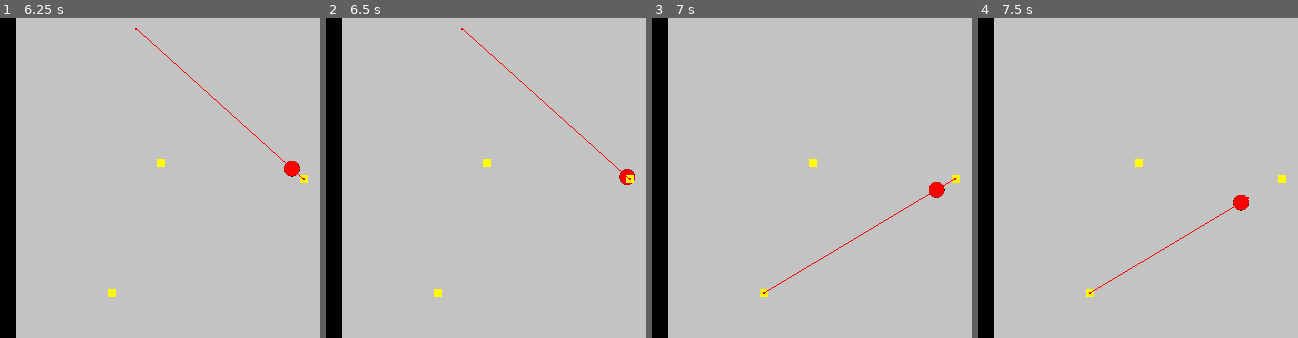
Above: before the commit, frames 1-4 (left to right).
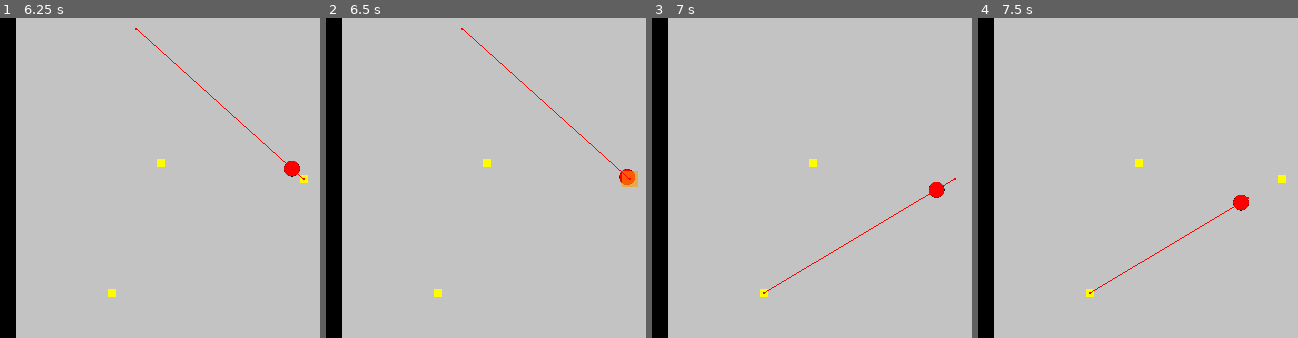
Above: after the commit, the same moments.

Repository: bustercrow-3818/one-room
Game: Godot game, scene res://system/main.tscn
Two runs of this game, one before a commit and one after it. Both use one fixed random seed, a clock stepped at 60 frames per second and the inputs below. The project has no main scene, so this scene is started directly.
Inputs (mouse positions are % of the whole screen's width and height, from its top left):
- Up to frame 1 (6.25 s): click "Start Round" at 0.5 s; click "Start Round" at 1.25 s; click "Start Round" at 2 s; move the mouse to (89, 13) at 2.77 s; click (89, 13) at 2.85 s; move the mouse to (89, 32) at 3.52 s; click (89, 32) at 3.6 s; move the mouse to (89, 26) at 4.27 s; click (89, 26) at 4.35 s; move the mouse to (89, 19) at 5.02 s; click (89, 19) at 5.1 s; move the mouse to (28, 40) at 5.77 s; click (28, 40) at 5.85 s
- Up to frame 2 (6.5 s): no input
- Up to frame 3 (7 s): move the mouse to (20, 60) at 6.52 s; click (20, 60) at 6.6 s
- Up to frame 4 (7.5 s): tap Enter at 7.25 s; move the mouse to (50, 42) at 7.27 s; click (50, 42) at 7.35 s
The pictures show only the part of the screen within x 2-52%, y 17-67%; the shares and areas given below are measured in that part.

Frame 1 is identical in both runs. In frame 2, 0.2% of the frame differs, in the area x 92-98%, y 47-53%; in frame 3, less than 0.1%; in frame 4, nothing differs.

Commit message:
added goal functionality and mob now requests to skip unreachable goals

Diff:
--- a/entities/mob_base_class.gd
+++ b/entities/mob_base_class.gd
@@ -12,12 +12,6 @@
 @export_category("Stats")
 @export var speed: float = 1000
 @export var hp: int = 100
-
-@export_category("System Data")
-@export var no_path_message: String
-
-@export_category("Testing")
-@export var test_mob_ref: Mob
 
 var goals: Array[Vector2]
 var next_goal: Vector2
@@ -41,6 +35,12 @@
 
 func set_movement_target(movement_target: Vector2) -> void:
 	nav_agent.target_position = movement_target
+
+	if nav_agent.is_target_reachable():
+		pass
+	else:
+		new_goal_request.emit()
+
 
 func set_destination(destination: Vector2) -> void:
 	next_goal = destination
@@ -68,13 +68,10 @@
 		path_array = NavigationServer2D.map_get_path(map_rid, global_position, i, true)
 
 		if path_array.size() == 0:
-			print("failed to get a path to check")
 			return false
 		elif path_array[-1] != i:
-			print("can't find a way to the end")
 			return false
 		else:
-			print("valid path found")
 			return true
 	return true
 
@@ -83,17 +80,20 @@
 	var map_rid = nav_agent.get_navigation_map()
 	var path_array = NavigationServer2D.map_get_path(map_rid, global_position, next_goal, true)
 
-	if path_array.size() == 0:
-		print("something went wrong when testing path")
-	elif path_array[-1] != next_goal:
+	if path_array[-1] != next_goal:
 		test = false
-		print("can't find a way to the end")
 	else:
 		test = true
-		print("valid path found")
 
 	return test
 
+func is_target_reachable(target: Vector2) -> bool:
+	nav_agent.target_position = target
+
+	if nav_agent.is_target_reachable():
+		return true
+	else:
+		return false
 #endregion
 
 func _physics_process(_delta: float) -> void:
--- /dev/null
+++ b/objects/goal.gd
@@ -0,0 +1,38 @@
+extends Node2D
+class_name Goal
+
+signal goal_picked_up(goal_id: Goal)
+
+signal earned_by_player
+signal earned_by_mob
+
+@onready var animation: AnimationPlayer = $AnimationPlayer
+@onready var area: Area2D = $Area2D
+
+@export var player_reward: int
+@export var penalty: int
+
+var ready_to_pickup: bool = true
+
+func connect_signals() -> void:
+	area.body_entered.connect(is_mob_detected)
+
+func is_mob_detected(body: Node2D) -> void:
+	if body is Mob:
+		goal_picked_up.emit(self)
+
+func is_ready_to_pickup() -> bool:
+	return ready_to_pickup
+
+func set_pickup_ready_status(status: bool) -> void:
+	ready_to_pickup = status
+
+
+func reset_animation() -> void:
+	animation.play("RESET")
+
+func reward_animation() -> void:
+	animation.play("reward")
+
+func penalty_animation() -> void:
+	animation.play("penalty")
--- a/objects/goal.tscn
+++ b/objects/goal.tscn
@@ -1,11 +1,139 @@
-[gd_scene load_steps=3 format=3 uid="uid://by1y61ewiw0pm"]
+[gd_scene load_steps=8 format=3 uid="uid://by1y61ewiw0pm"]
 
+[ext_resource type="Script" uid="uid://c0dlrmgln07b3" path="res://objects/goal.gd" id="1_c3dbx"]
 [ext_resource type="PackedScene" uid="uid://cieqrfyyix101" path="res://system/components/drag_component.tscn" id="1_i726j"]
 
 [sub_resource type="RectangleShape2D" id="RectangleShape2D_c3dbx"]
 size = Vector2(16, 16)
 
+[sub_resource type="Animation" id="Animation_c3dbx"]
+resource_name = "reward"
+length = 0.35
+tracks/0/type = "value"
+tracks/0/imported = false
+tracks/0/enabled = true
+tracks/0/path = NodePath("Polygon2D:scale")
+tracks/0/interp = 1
+tracks/0/loop_wrap = true
+tracks/0/keys = {
+"times": PackedFloat32Array(0, 0.1, 0.35),
+"transitions": PackedFloat32Array(1, 0.17677687, 1),
+"update": 0,
+"values": [Vector2(1, 1), Vector2(2, 2), Vector2(2.5, 2.5)]
+}
+tracks/1/type = "value"
+tracks/1/imported = false
+tracks/1/enabled = true
+tracks/1/path = NodePath("Polygon2D:modulate")
+tracks/1/interp = 1
+tracks/1/loop_wrap = true
+tracks/1/keys = {
+"times": PackedFloat32Array(0, 0.25),
+"transitions": PackedFloat32Array(1, 0.35355332),
+"update": 0,
+"values": [Color(1, 1, 1, 1), Color(1, 1, 1, 0)]
+}
+tracks/2/type = "value"
+tracks/2/imported = false
+tracks/2/enabled = true
+tracks/2/path = NodePath("Polygon2D:color")
+tracks/2/interp = 1
+tracks/2/loop_wrap = true
+tracks/2/keys = {
+"times": PackedFloat32Array(0, 0.25),
+"transitions": PackedFloat32Array(1, 1),
+"update": 0,
+"values": [Color(1, 0.984375, 0, 1), Color(0, 1, 0, 1)]
+}
+
+[sub_resource type="Animation" id="Animation_44lh3"]
+length = 0.001
+tracks/0/type = "value"
+tracks/0/imported = false
+tracks/0/enabled = true
+tracks/0/path = NodePath("Polygon2D:scale")
+tracks/0/interp = 1
+tracks/0/loop_wrap = true
+tracks/0/keys = {
+"times": PackedFloat32Array(0),
+"transitions": PackedFloat32Array(1),
+"update": 0,
+"values": [Vector2(1, 1)]
+}
+tracks/1/type = "value"
+tracks/1/imported = false
+tracks/1/enabled = true
+tracks/1/path = NodePath("Polygon2D:modulate")
+tracks/1/interp = 1
+tracks/1/loop_wrap = true
+tracks/1/keys = {
+"times": PackedFloat32Array(0),
+"transitions": PackedFloat32Array(1),
+"update": 0,
+"values": [Color(1, 1, 1, 1)]
+}
+tracks/2/type = "value"
+tracks/2/imported = false
+tracks/2/enabled = true
+tracks/2/path = NodePath("Polygon2D:color")
+tracks/2/interp = 1
+tracks/2/loop_wrap = true
+tracks/2/keys = {
+"times": PackedFloat32Array(0),
+"transitions": PackedFloat32Array(1),
+"update": 0,
+"values": [Color(1, 0.984375, 0, 1)]
+}
+
+[sub_resource type="Animation" id="Animation_t8lag"]
+resource_name = "penalty"
+length = 0.35
+tracks/0/type = "value"
+tracks/0/imported = false
+tracks/0/enabled = true
+tracks/0/path = NodePath("Polygon2D:scale")
+tracks/0/interp = 1
+tracks/0/loop_wrap = true
+tracks/0/keys = {
+"times": PackedFloat32Array(0, 0.1, 0.35),
+"transitions": PackedFloat32Array(1, 0.17677687, 1),
+"update": 0,
+"values": [Vector2(1, 1), Vector2(2, 2), Vector2(2.5, 2.5)]
+}
+tracks/1/type = "value"
+tracks/1/imported = false
+tracks/1/enabled = true
+tracks/1/path = NodePath("Polygon2D:modulate")
+tracks/1/interp = 1
+tracks/1/loop_wrap = true
+tracks/1/keys = {
+"times": PackedFloat32Array(0, 0.25),
+"transitions": PackedFloat32Array(1, 0.35355332),
+"update": 0,
+"values": [Color(1, 1, 1, 1), Color(1, 1, 1, 0)]
+}
+tracks/2/type = "value"
+tracks/2/imported = false
+tracks/2/enabled = true
+tracks/2/path = NodePath("Polygon2D:color")
+tracks/2/interp = 1
+tracks/2/loop_wrap = true
+tracks/2/keys = {
+"times": PackedFloat32Array(0, 0.25),
+"transitions": PackedFloat32Array(1, 1),
+"update": 0,
+"values": [Color(1, 0.984375, 0, 1), Color(1, 0, 0, 1)]
+}
+
+[sub_resource type="AnimationLibrary" id="AnimationLibrary_t8lag"]
+_data = {
+&"RESET": SubResource("Animation_44lh3"),
+&"penalty": SubResource("Animation_t8lag"),
+&"reward": SubResource("Animation_c3dbx")
+}
+
 [node name="goal" type="Node2D"]
+script = ExtResource("1_c3dbx")
 
 [node name="Polygon2D" type="Polygon2D" parent="."]
 color = Color(1, 0.984375, 0, 1)
@@ -18,3 +146,8 @@
 
 [node name="CollisionShape2D" type="CollisionShape2D" parent="Area2D"]
 shape = SubResource("RectangleShape2D_c3dbx")
+
+[node name="AnimationPlayer" type="AnimationPlayer" parent="."]
+libraries = {
+&"": SubResource("AnimationLibrary_t8lag")
+}
--- a/system/escape.gd
+++ b/system/escape.gd
@@ -1,6 +1,4 @@
 extends Node2D
-
-
 
 @onready var detection: Area2D = $Area2D
 
@@ -9,7 +7,6 @@
 
 func connect_signals() -> void:
 	detection.body_entered.connect(escape_reached)
-	pass
 
 func escape_reached(body: Node2D) -> void:
 	if body is Mob:
--- a/system/handlers/goal_handler.gd
+++ b/system/handlers/goal_handler.gd
@@ -3,20 +3,32 @@
 @export var player: Player
 
 var ready_for_round: bool = true
-var active_goals: Array[Node2D]
+var active_goals: Array[Goal]
 
 func initialize() -> void:
-	connect_signals()
 	for i in get_children():
+		if i is Goal:
+			active_goals.append(i)
+
 		if i.has_method("initialize"):
 			i.initialize()
-			active_goals.append(i)
 		else:
 			pass
 
+	connect_signals()
+
 func connect_signals() -> void:
 	SignalBus.escape_reached.connect(end_round_cleanup)
-	pass
+	SignalBus.round_start.connect(start_round)
+
+	for i in active_goals:
+		i.connect_signals()
+		i.goal_picked_up.connect(mob_pickup)
+
+func start_round() -> void:
+	for i in active_goals:
+		i.set_pickup_ready_status(true)
+		i.reset_animation()
 
 func get_goals() -> Array[Vector2]:
 	var goals: Array[Vector2]
@@ -31,7 +43,14 @@
 
 func end_round_cleanup() -> void:
 	for i in active_goals:
-		player.adjust_money(2)
+		if i is Goal and i.is_ready_to_pickup():
+			i.reward_animation()
+			player.adjust_money(2)
+			await i.animation.animation_finished
 
 	active_goals.clear()
-	pass
+
+func mob_pickup(goal_id: Goal) -> void:
+	goal_id.set_pickup_ready_status(false)
+	goal_id.penalty_animation()
+	player.adjust_money(-1)
--- a/system/handlers/mob_handler.gd
+++ b/system/handlers/mob_handler.gd
@@ -16,7 +16,7 @@
 
 	for i in get_children():
 		if i.has_method("set_destination"):
-			i.new_goal_request.connect(mob_new_goal_path)
+			i.new_goal_request.connect(set_next_goal)
 
 	set_next_goal()
 	await get_tree().physics_frame
@@ -39,16 +39,11 @@
 	ready_for_round = await test_mob.is_path_valid()
 
 func start_round() -> void:
-	mob_new_goal_path()
+	set_next_goal()
 
 	for i in get_children():
 		if i is Mob:
 			i.round_started = true
-
-#func mob_path_start() -> void:
-	#for i in get_children():
-		#if i is Mob:
-			#i.path_init()
 
 #region Setters
 func set_goals(goals: Array[Vector2]) -> void:
@@ -76,7 +71,3 @@
 	return ready_for_round
 
 #endregion
-
-func mob_new_goal_path() -> void:
-	set_next_goal()
-	#mob_path_start()
Not shown, added: objects/goal.gd.uid
